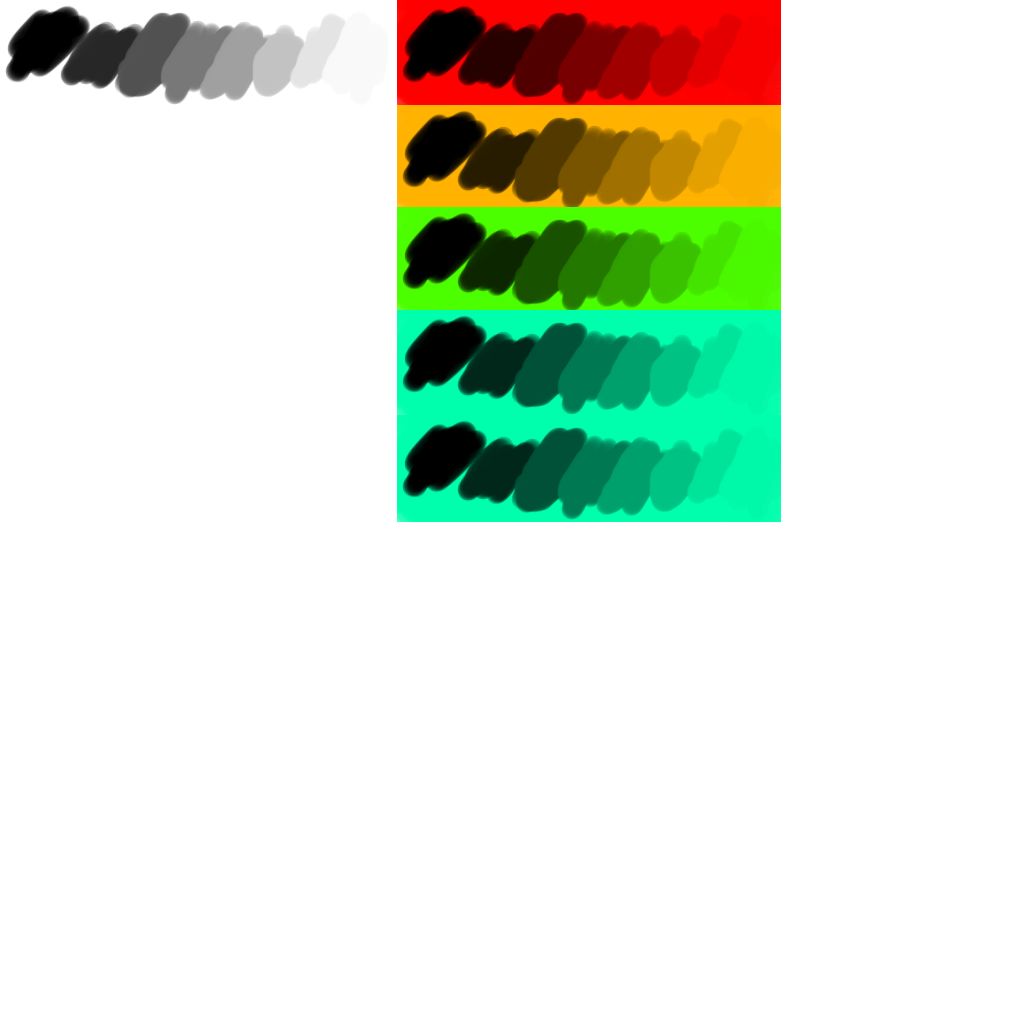
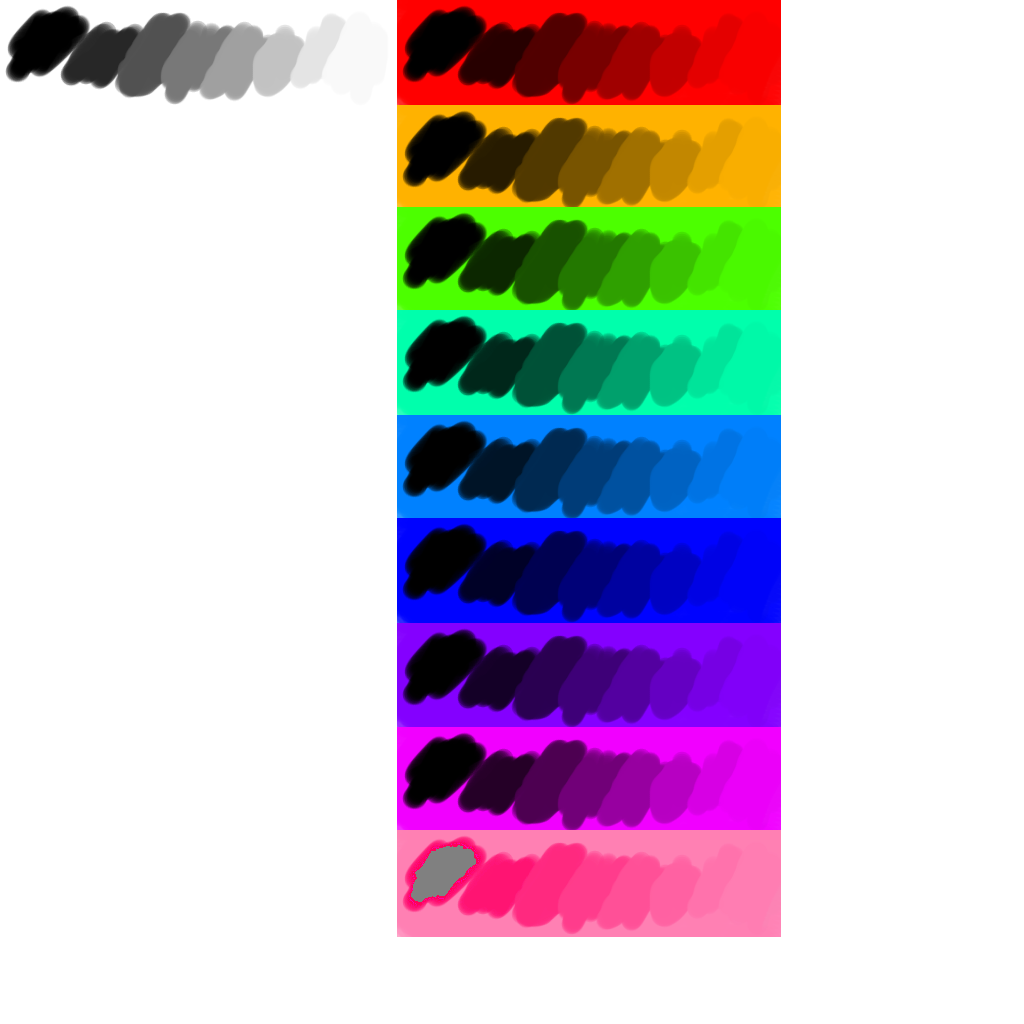
Before/after of a 1024 × 1024 layered artwork. What changed in the layer stack:
added layer "Eingefügte Ebene-Kopie #7" above "Eingefügte Ebene-Kopie #6" over [397, 830, 781, 937]
added layer "Eingefügte Ebene-Kopie #6" above "Eingefügte Ebene-Kopie #5" over [397, 727, 781, 834]
added layer "Eingefügte Ebene-Kopie #5" above "Eingefügte Ebene-Kopie #4" over [397, 623, 781, 730]
added layer "Eingefügte Ebene-Kopie #4" above "Eingefügte Ebene-Kopie #3" over [397, 518, 781, 625]
painted on "Eingefügte Ebene-Kopie #3" over [397, 415, 781, 522]
